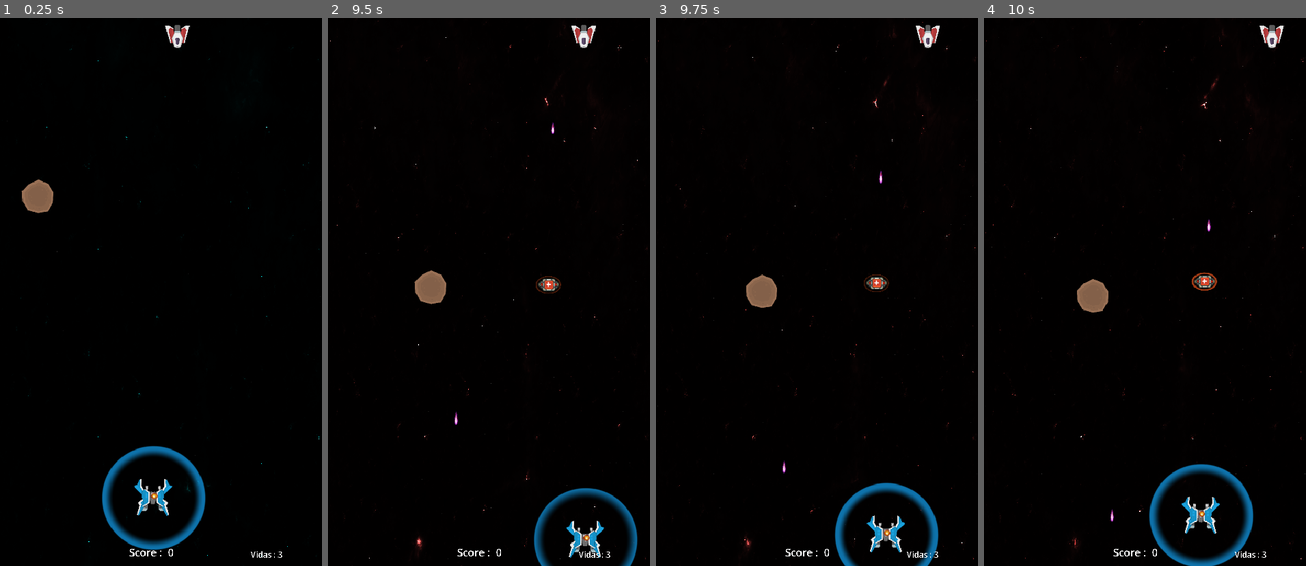
Above: before the commit, frames 1-4 (left to right).
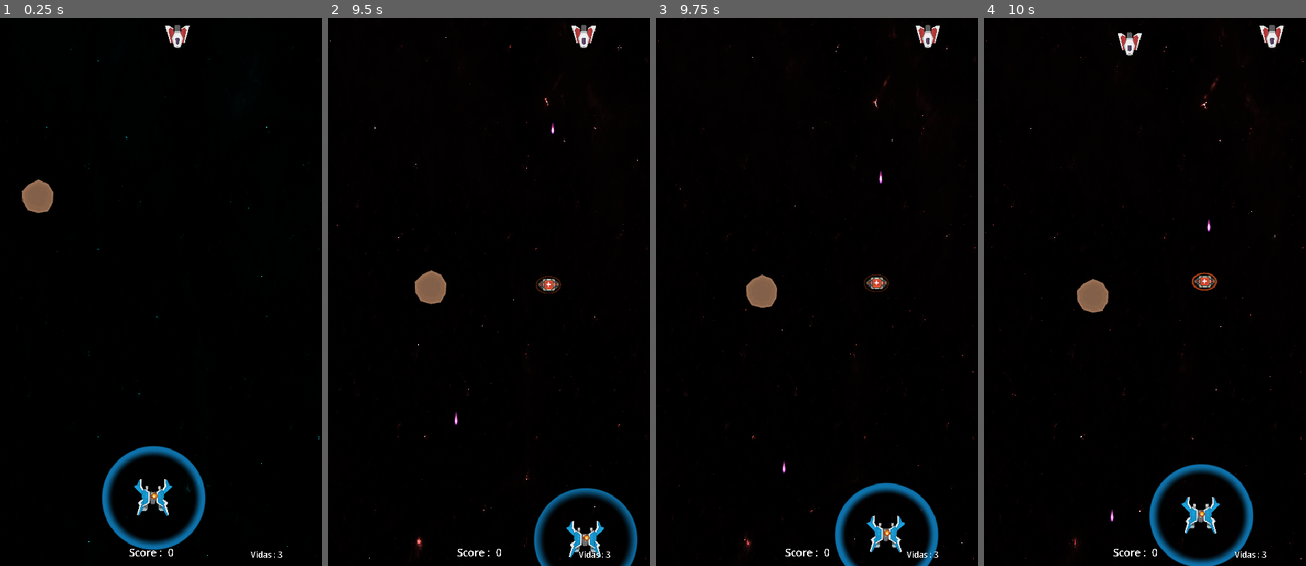
Above: after the commit, the same moments.

Repository: MauroCastro1705/Juego-motores
Game: Godot game, scene res://niveles/nivel-1.tscn
Two runs of this game, one before a commit and one after it. Both use one fixed random seed, a clock stepped at 60 frames per second and the inputs below.
Inputs:
- Up to frame 1 (0.25 s): no input
- Up to frame 2 (9.5 s): hold Right (derecha) 0.53-1.28 s; hold Space (disparar) 0.53-1.28 s; hold S (abajo) 1.28-2.03 s; tap Space (disparar) every 1.5 s from 1.35 to 8.85 s; hold Right (derecha) 2.03-2.78 s; hold Space (disparar) 2.03-2.78 s; hold W (arriba) 2.78-3.53 s; hold Space (disparar) 3.53-4.28 s; hold A (izquierda) 3.53-5.03 s; hold S (abajo) 5.03-5.78 s; hold Space (disparar) 5.03-5.78 s; hold Right (derecha) 5.78-6.53 s; hold W (arriba) 6.53-7.28 s; hold Space (disparar) 6.53-7.28 s; hold Right (derecha) 7.28-8.03 s; hold S (abajo) 8.03-8.78 s; hold Space (disparar) 8.03-8.78 s; hold A (izquierda) from 8.78 s (still down)
- Up to frame 3 (9.75 s): release A (izquierda) at 9.53 s; hold W (arriba) from 9.53 s (still down); hold Space (disparar) from 9.53 s (still down)
- Up to frame 4 (10 s): keep holding W (arriba); keep holding Space (disparar)

Frames 1-3 are identical in both runs. In frame 4, 0.2% of the frame differs, in the area x 41-50%, y 2-7%.

Commit message:
Add enemy spawner system and update enemy tracking
Introduces an EnemySpawner node with script and scene to control enemy instantiation, limiting the number of enemies on screen using new global variables. Updates enemy death logic to decrement the enemy count, and refactors the level scene to use the new spawner. Minor cleanup in pickup spawner script.

Diff:
--- a/enemigos/enemigo_1.gd
+++ b/enemigos/enemigo_1.gd
@@ -40,6 +40,7 @@
 
 func _check_muerte():
 	if vida_local == 0:
+		Global.current_enemy_on_screen -= 1
 		sprite_nave.hide()
 		sprite_explosion.show()
 		sprite_explosion.play("muerte")
--- a/niveles/nivel-1.tscn
+++ b/niveles/nivel-1.tscn
@@ -8,6 +8,7 @@
 [ext_resource type="PackedScene" uid="uid://dh63o5ebcdiet" path="res://UI/score.tscn" id="5_ov6m4"]
 [ext_resource type="PackedScene" uid="uid://tydtg2rtetc5" path="res://recursos/spawners/pickup_spawner.tscn" id="7_gyqaj"]
 [ext_resource type="PackedScene" uid="uid://dykovkbm6qgoe" path="res://UI/vidas.tscn" id="8_ktvln"]
+[ext_resource type="PackedScene" uid="uid://db8vadjwou13a" path="res://recursos/spawners/enemy_spawner.tscn" id="9_sdvcx"]
 
 [sub_resource type="RectangleShape2D" id="RectangleShape2D_tvrp2"]
 size = Vector2(61, 891)
@@ -82,19 +83,30 @@
 [node name="Asteroide-1" parent="." instance=ExtResource("3_tvrp2")]
 position = Vector2(58, 277)
 
-[node name="Score" parent="." instance=ExtResource("5_ov6m4")]
+[node name="PickupSpawner" parent="." instance=ExtResource("7_gyqaj")]
+position = Vector2(252, 542)
+
+[node name="UI" type="Control" parent="."]
+layout_mode = 3
+anchors_preset = 0
+offset_right = 40.0
+offset_bottom = 40.0
+
+[node name="Score" parent="UI" instance=ExtResource("5_ov6m4")]
+layout_mode = 1
 offset_left = 180.0
 offset_top = 815.0
 offset_right = 180.0
 offset_bottom = 815.0
 
-[node name="PickupSpawner" parent="." instance=ExtResource("7_gyqaj")]
-position = Vector2(252, 542)
-
-[node name="Vidas" parent="." instance=ExtResource("8_ktvln")]
+[node name="Vidas" parent="UI" instance=ExtResource("8_ktvln")]
+layout_mode = 1
 offset_left = 389.0
 offset_top = 823.0
 offset_right = 389.0
 offset_bottom = 823.0
 
+[node name="EnemySpawner" parent="." instance=ExtResource("9_sdvcx")]
+position = Vector2(254, 69)
+
 [connection signal="area_entered" from="paredes/Area2D" to="." method="_on_area_2d_area_entered"]
--- a/recursos/scripts_globales/global.gd
+++ b/recursos/scripts_globales/global.gd
@@ -16,6 +16,9 @@
 var puntaje_enemigo1:int = 10
 var velocidad_bala_enemigo1:float = 300.0
 var dmg_bala_enemigo1:int = 1
+var max_enemy1_on_screen:int = 4
+var current_enemy_on_screen:int  = 0
+
 
 func _update_score(new_score):
 	var a = player_score
--- /dev/null
+++ b/recursos/spawners/enemy_spawner.gd
@@ -0,0 +1,47 @@
+extends Node2D
+
+@export var enemigo1:PackedScene
+@export var enemigo2:PackedScene
+@onready var spawn_timer = $spawn_timer
+@onready var zona_spawn = $Area2D
+
+
+
+func _ready() -> void:
+	spawn_timer.start()
+	Global.current_enemy_on_screen = 0
+
+func _on_spawn_timer_timeout() -> void:
+	_instanciar_enemigo_aleatorio()
+	spawn_timer.start()
+	print("cantidad de enemigos ", Global.current_enemy_on_screen)
+
+
+func _posicion_aleatoria_en_area() -> Vector2:
+	var shape = zona_spawn.get_node("CollisionShape2D").shape
+	var extents = shape.extents
+	var local_pos = Vector2(
+		randf_range(-extents.x, extents.x),
+		randf_range(-extents.y, extents.y)
+	)
+	return zona_spawn.global_position + local_pos
+
+
+
+func _instanciar_enemigo_aleatorio():
+	var numero = randi_range(1, 3)
+
+	match numero:
+		1:_instanciar_enemigo(enemigo1)
+		2:_instanciar_enemigo(enemigo1)
+		3:_instanciar_enemigo(enemigo1)
+
+
+func _instanciar_enemigo(enemigo):
+	if Global.current_enemy_on_screen < Global.max_enemy1_on_screen :
+		var nuevo_enemigo = enemigo.instantiate()
+		nuevo_enemigo.global_position = _posicion_aleatoria_en_area()
+		get_tree().current_scene.add_child(nuevo_enemigo)
+		Global.current_enemy_on_screen += 1
+	else:
+		print("maxima cant de enemigos")
--- /dev/null
+++ b/recursos/spawners/enemy_spawner.tscn
@@ -0,0 +1,22 @@
+[gd_scene load_steps=4 format=3 uid="uid://db8vadjwou13a"]
+
+[ext_resource type="Script" uid="uid://blmpf5nnyi5oe" path="res://recursos/spawners/enemy_spawner.gd" id="1_spch2"]
+[ext_resource type="PackedScene" uid="uid://clmjuj1itk38j" path="res://enemigos/enemigo-1.tscn" id="2_p8fwo"]
+
+[sub_resource type="RectangleShape2D" id="RectangleShape2D_2xaha"]
+size = Vector2(428, 114)
+
+[node name="EnemySpawner" type="Node2D"]
+script = ExtResource("1_spch2")
+enemigo1 = ExtResource("2_p8fwo")
+
+[node name="spawn_timer" type="Timer" parent="."]
+wait_time = 10.0
+
+[node name="Area2D" type="Area2D" parent="."]
+
+[node name="CollisionShape2D" type="CollisionShape2D" parent="Area2D"]
+shape = SubResource("RectangleShape2D_2xaha")
+debug_color = Color(0.956106, 8.66354e-07, 0.539692, 0.42)
+
+[connection signal="timeout" from="spawn_timer" to="." method="_on_spawn_timer_timeout"]
--- a/recursos/spawners/pickup_spawner.gd
+++ b/recursos/spawners/pickup_spawner.gd
@@ -46,6 +46,6 @@
 		nuevo_pickup.global_position = _posicion_aleatoria_en_area()
 		get_tree().current_scene.add_child(nuevo_pickup)
 		Global.current_pickups_on_screen += 1
-		print("pick up ", pickup)
+
 	else:
 		print("maxima cant de pickups")
Not shown: 1 places in niveles/nivel-1.tscn that only renumber resources
Not shown, added: recursos/spawners/enemy_spawner.gd.uid
